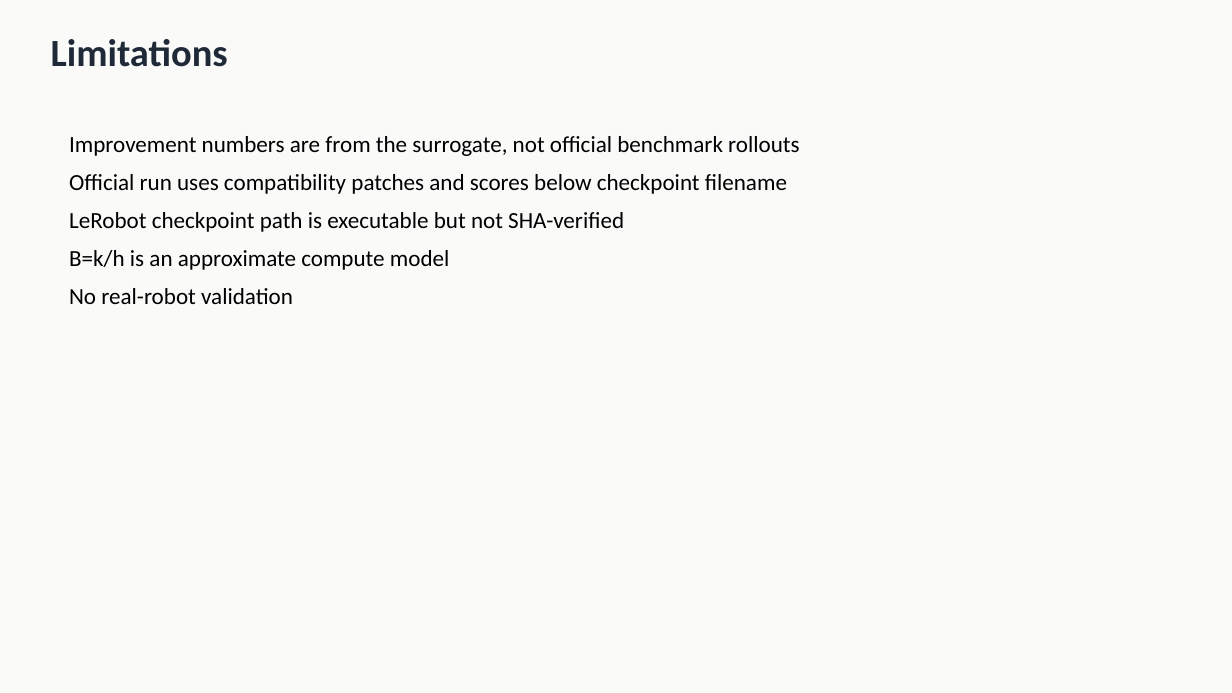
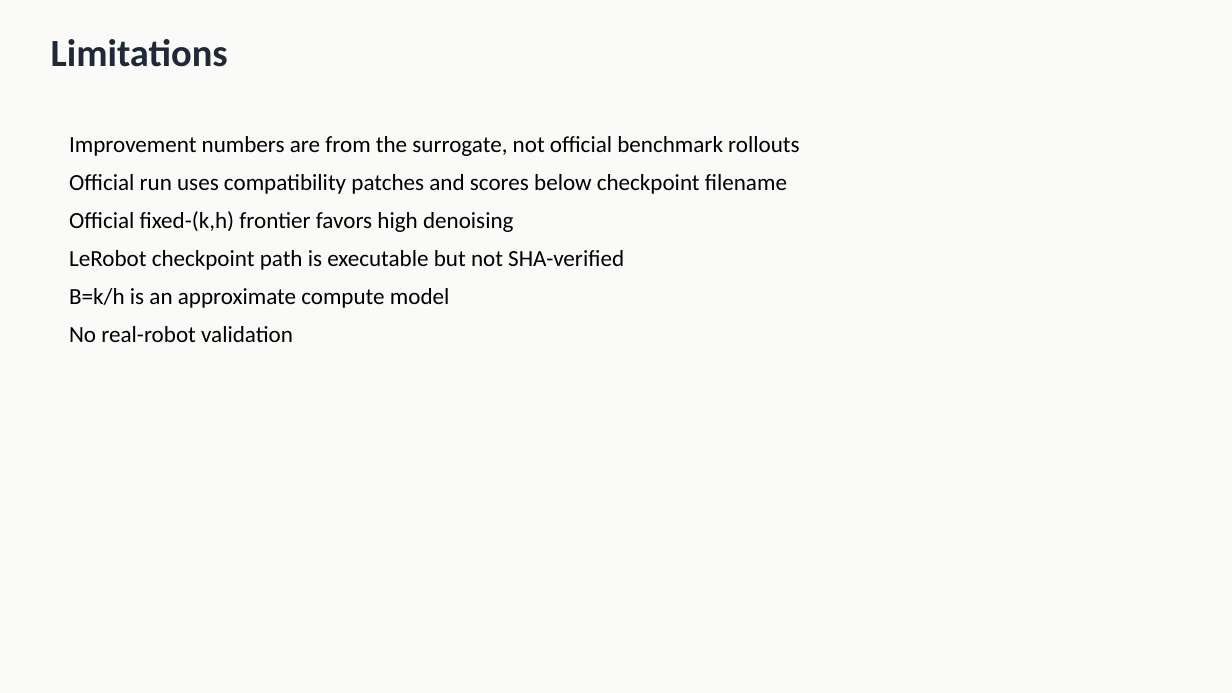
Before and after one commit to TheNight-Watch/RF_FinalProject, a slide deck: slide 11 of slides/final_presentation.pptx (slide 10 before the commit). Drawn at 1232x693 pixels with LibreOffice and Linux fonts; fonts in the diff are those of the drawing. Boxes give left, top, right and bottom in pixels: in the first picture for what was removed or moved away, otherwise in the second. Text is boxed around its words. In the diff, an @@ line names an element or a change of style, - is before the commit and + after.

```diff
--- a/slides/final_presentation.pptx
+++ b/slides/final_presentation.pptx
@@ text at (69,211,513,232): paragraph added @@
+Official fixed-(k,h) frontier favors high denoising
```
Also in this commit, not shown: 3 other slides changed, 1 slide added, 40 other files.
